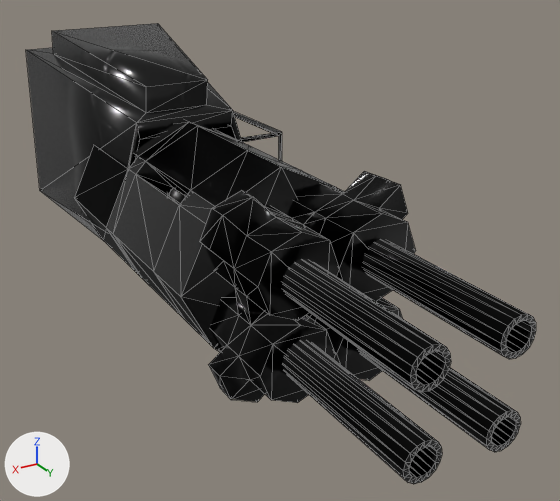
One commit to the glTF model 制作delta/Asset/Models/Weapon/ChainGun/ChainGun.gltf: the scene before it, then after it.
The view is the same before and after, from a camera (50 mm lens) standing at (2.46, 4.83, 1.56) and looking at (0.39, 1.38, -0.16). The lights are fixed; the arrows at lower left show +X, +Y and +Z. The first picture is the older version. Mesh edges are drawn as thin lines. Where no turn or scale is listed for an object, it has been applied to the vertices. Vertices at exactly the same position are counted once.

In view in the first picture: '円柱.001', '円柱.003', '円柱.004', '円柱.005', '円柱.006', '円柱.007', '円錐' and 1 more.
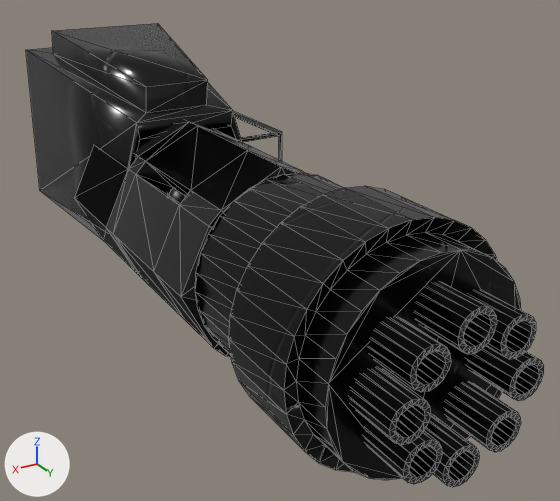
Pixel boxes (x1, y1, x2, y2) of what changed, in the pictures (560 x 501 px):
'円柱', added
    after: (195, 173, 521, 480)
'円柱.003', reshaped, moved, turned
    before: (200, 171, 415, 403)
    after: (414, 282, 496, 354)
'円柱.009', added
    after: (350, 368, 431, 445)
'円柱.002', added
    after: (467, 346, 544, 401)
'円柱.008', added
    after: (424, 414, 479, 487)
part 1 of me_円柱_002, deleted
    before: (200, 171, 415, 403)
part 2 of me_円柱_002, added
    after: (414, 282, 496, 354)
'円柱.004', unchanged, covered by the edit
    before: (283, 341, 442, 484)
    after: (364, 422, 442, 484)
'円柱.007', unchanged, covered by the edit
    before: (363, 239, 536, 359)
    after: (468, 290, 536, 359)

The change, as a list of edits to the scene's bpy script:
```text
Add mat_マテリアル_001:
    mat_マテリアル_001 = bpy.data.materials.new('マテリアル.001')
    # colours: dark grey #303030
    # uses the picture img_mecha2
Change me_円柱_002:
    used by ob_円柱_003; location = (0.629, -4.259, 0.643); scale = (0.623, 0.623, 0.623)
    remove me_円柱_002.from_pydata(...)  # 152 vertices, 318 faces; spans x -0.85..0.87, y 9.69..10.57, z -1.96..-0.26
    remove me_円柱_002.materials.append(mat_マテリアル_003)
    add me_円柱_002.from_pydata(...)  # 96 vertices, 188 faces; spans x -0.15..0.15, y -0.77..1.46, z -0.15..0.15
    me_円柱_002 part 1: the whole mesh is rebuilt
    me_円柱_002 part 2
    32 vertices are added at x -0.15..0.15, y -0.18..0.48, z -0.15..0.15
    16 new vertices lie (0.0, -0.1, 0.0) away from vertices in x -0.15..0.15, y -0.18, z -0.15..0.15
    16 new vertices lie (0.0, -0.49, 0.0) away from vertices in x -0.15..0.15, y -0.28, z -0.15..0.15
    16 new vertices lie (0.0, 1.64, 0.0) away from vertices in x -0.15..0.15, y -0.18, z -0.15..0.15
    16 new vertices lie (0.0, 0.98, 0.0) away from vertices in x -0.1..0.1, y 0.48, z -0.1..0.1
    188 new faces join them
    add me_円柱_002.materials.append(mat_マテリアル_001)
Add me_円柱:
    me_円柱.from_pydata(...)  # 192 vertices, 380 faces; spans x -0.562..0.562, y -0.69..0.4, z -0.562..0.562
    me_円柱.materials.append(mat_material)
Add me_円柱_010:
    me_円柱_010.from_pydata(...)  # 96 vertices, 188 faces; spans x -0.091..0.091, y -0.486..0.905, z -0.091..0.091
    me_円柱_010.materials.append(mat_マテリアル_001)
Add me_円柱_009:
    me_円柱_009.from_pydata(...)  # 96 vertices, 188 faces; spans x -0.091..0.091, y -0.484..0.907, z -0.091..0.091
    me_円柱_009.materials.append(mat_マテリアル_001)
Add me_円柱_007:
    me_円柱_007.from_pydata(...)  # 96 vertices, 188 faces; spans x -0.091..0.091, y -0.48..0.911, z -0.091..0.091
    me_円柱_007.materials.append(mat_マテリアル_001)
Change ob_円柱_003:
    ob_円柱_003.location: (0.629, -4.259, 0.643) -> (0.648, 2.237, 0.241)
    ob_円柱_003.rotation_euler: (0.0, 0.0, 0.0) -> (0.0, -0.785, 0.0)  # degrees (0, 0, 0) -> degrees (0, -45, 0)
Add ob_円柱:
    ob_円柱 = bpy.data.objects.new('円柱', me_円柱)
    ob_円柱.location = (0.63, 2.518, -0.044)
Add ob_円柱_009:
    ob_円柱_009 = bpy.data.objects.new('円柱.009', me_円柱_010)
    ob_円柱_009.location = (0.923, 2.244, -0.038)
Add ob_円柱_008:
    ob_円柱_008 = bpy.data.objects.new('円柱.008', me_円柱_009)
    ob_円柱_008.location = (0.651, 2.242, -0.339)
Add ob_円柱_002:
    ob_円柱_002 = bpy.data.objects.new('円柱.002', me_円柱_007)
    ob_円柱_002.location = (0.351, 2.238, -0.055)
```
